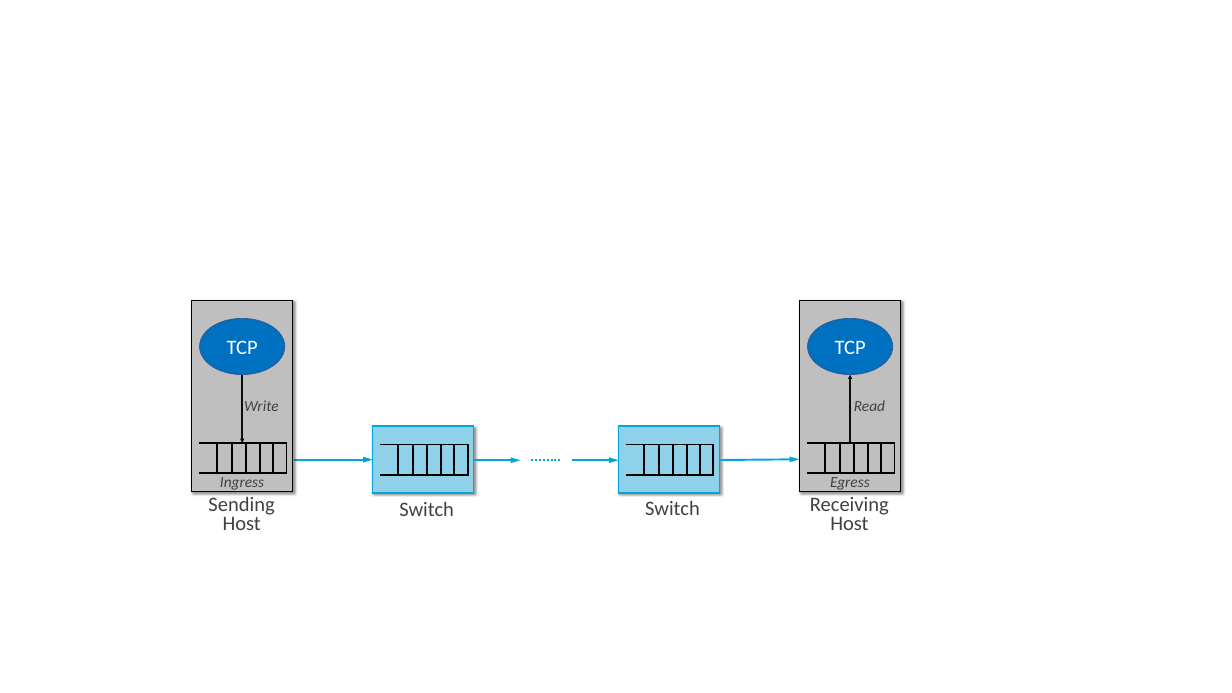
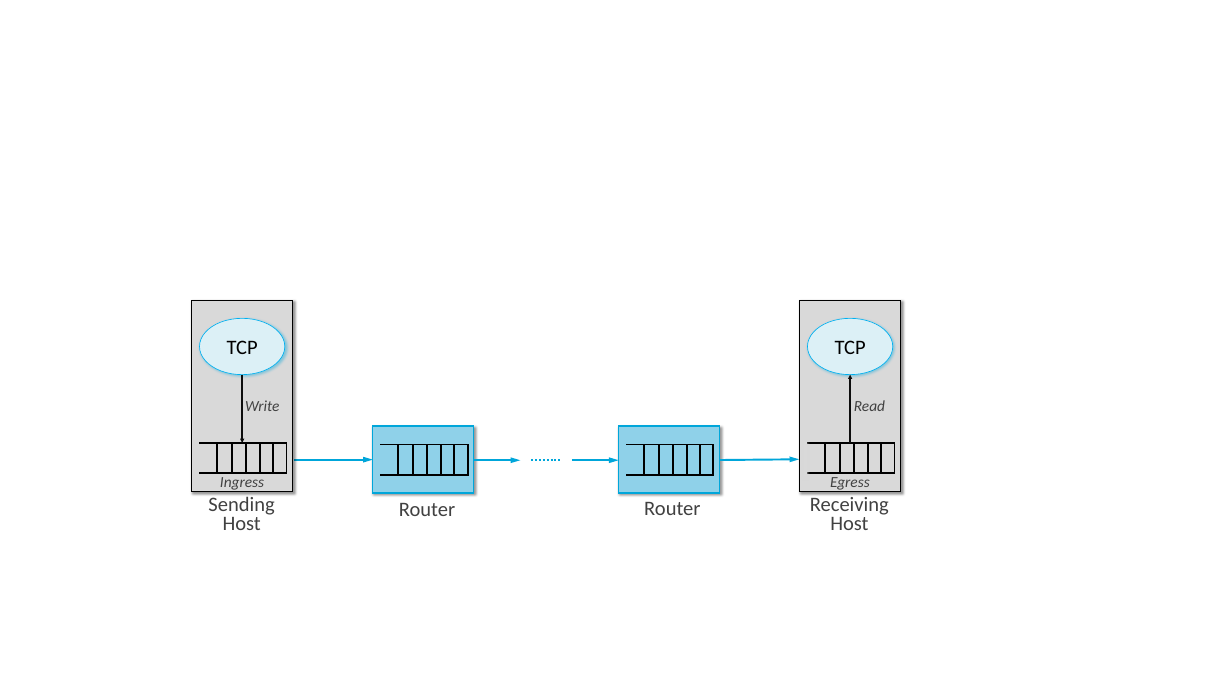
Before and after one commit to SystemsApproach/tcpcc, a slide deck: slide 15 of figures/Figure-sources.pptx. Drawn at 1232x693 pixels with LibreOffice and Linux fonts; fonts in the diff are those of the drawing. Boxes give left, top, right and bottom in pixels: in the first picture for what was removed or moved away, otherwise in the second. Text is boxed around its words. In the diff, an @@ line names an element or a change of style, - is before the commit and + after.

```diff
--- a/figures/Figure-sources.pptx
+++ b/figures/Figure-sources.pptx
@@ rectangle at [192,300,292,492]: fill #BFBFBF to #D9D9D9 @@
@@ ellipse "TCP" at [200,318,285,375]: text colour #FFFFFF to #000000; fill #0070C0 to #DCF0F6; outline #325491 1 pt to #00B0F0 1 pt; shadow on @@
@@ rectangle at [800,300,900,492]: fill #BFBFBF to #D9D9D9 @@
@@ ellipse "TCP" at [807,318,893,375]: text colour #FFFFFF to #000000; fill #0070C0 to #DCF0F6; outline #325491 1 pt to #00B0F0 1 pt; shadow on @@
@@ line (198, 441) - (198, 475): stroke #BFBFBF 5 pt to #D9D9D9 5 pt @@
@@ line (806, 441) - (806, 475): stroke #BFBFBF 5 pt to #D9D9D9 5 pt @@
@@ text at [399,503,455,516]: text changed @@
-Switch
+Router
@@ text at [644,502,700,515]: text changed @@
-Switch
+Router
```
Also in this commit, not shown: 2 other files.
